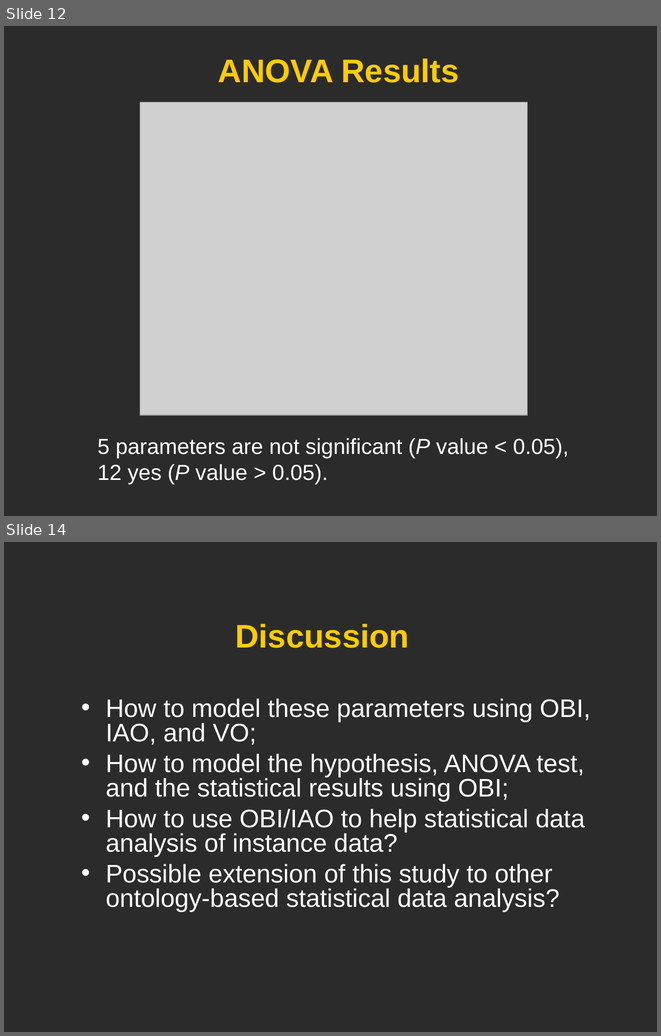
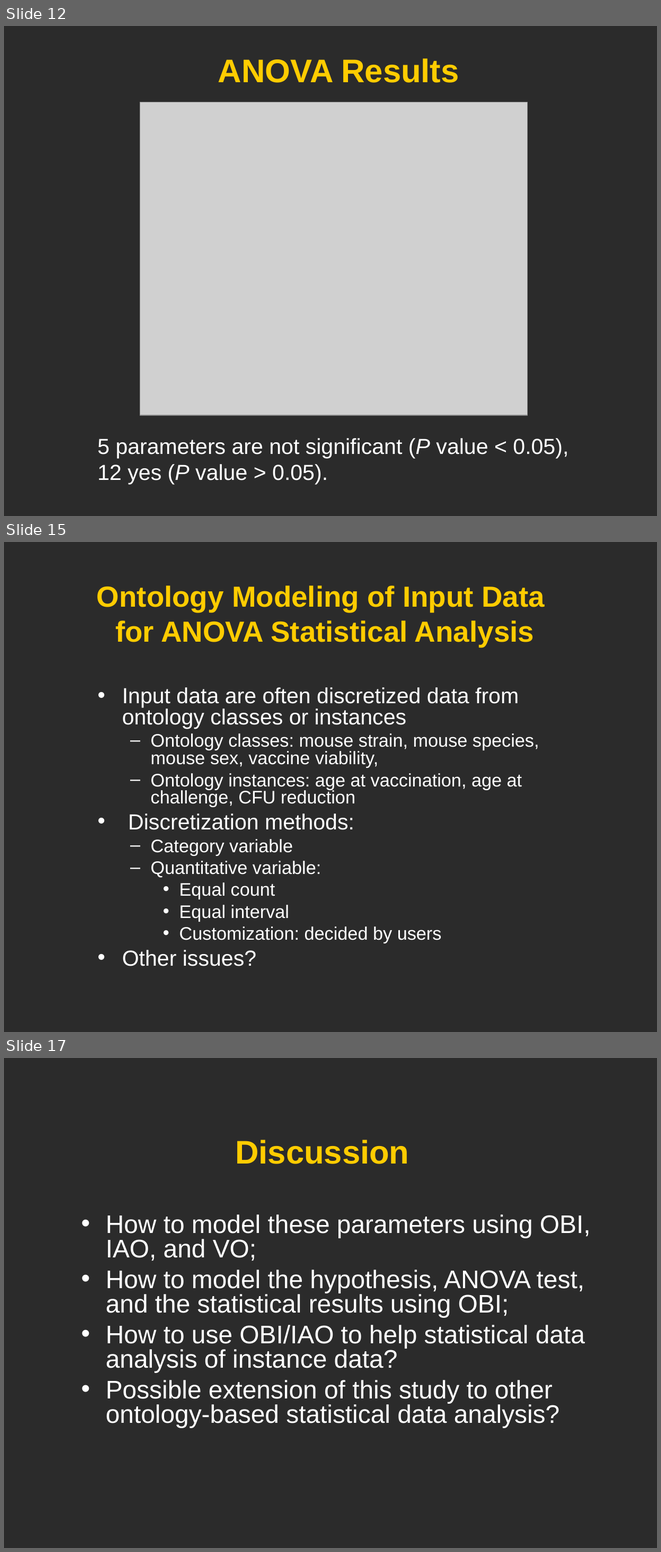
Before and after one commit to jamesaoverton/obi-backup, a slide deck: docs/developer/use cases/Vaccine_usercase_Vancouver2010.ppt. Shown one above the other, each under a label of ours: slides 12 and 14 before the commit, slides 12, 15 and 17 after it; the slides between them are not shown. The pictures are 661x1036 and 661x1552 pixels, drawn with LibreOffice and Linux fonts; fonts in the diff are those of the drawing; grey boxes stand for pictures; background and template pictures are left out; a plain dark background stands for a picture behind light text. Boxes give left, top, right and bottom in pixels: in the first picture for what was removed or moved away, otherwise in the second. Text is boxed around its words. In the diff, an @@ line names an element or a change of style, - is before the commit and + after.

```diff
--- a/docs/developer/use cases/Vaccine_usercase_Vancouver2010.ppt
+++ b/docs/developer/use cases/Vaccine_usercase_Vancouver2010.ppt
@@ slide 15 added at (4, 542, 657, 1032), background picture (left out) @@
@@ title added at (97, 585, 545, 647), 32 pt, text #FFCC00, bold @@
+Ontology Modeling of Input Data
+for ANOVA Statistical Analysis
@@ text added at (122, 687, 539, 966), 20 pt, text #FFFFFF @@
+• Input data are often discretized data from ontology classes or instances
+  – Ontology classes: mouse strain, mouse species, mouse sex, vaccine viability,
+  – Ontology instances: age at vaccination, age at challenge, CFU reduction
+• Discretization methods:
+  – Category variable
+  – Quantitative variable:
+    • Equal count
+    • Equal interval
+    • Customization: decided by users
+• Other issues?
@@ what was slide 14 is now slide 17 @@
```
Also in this commit, not shown: 2 slides changed, 2 other slides added.
